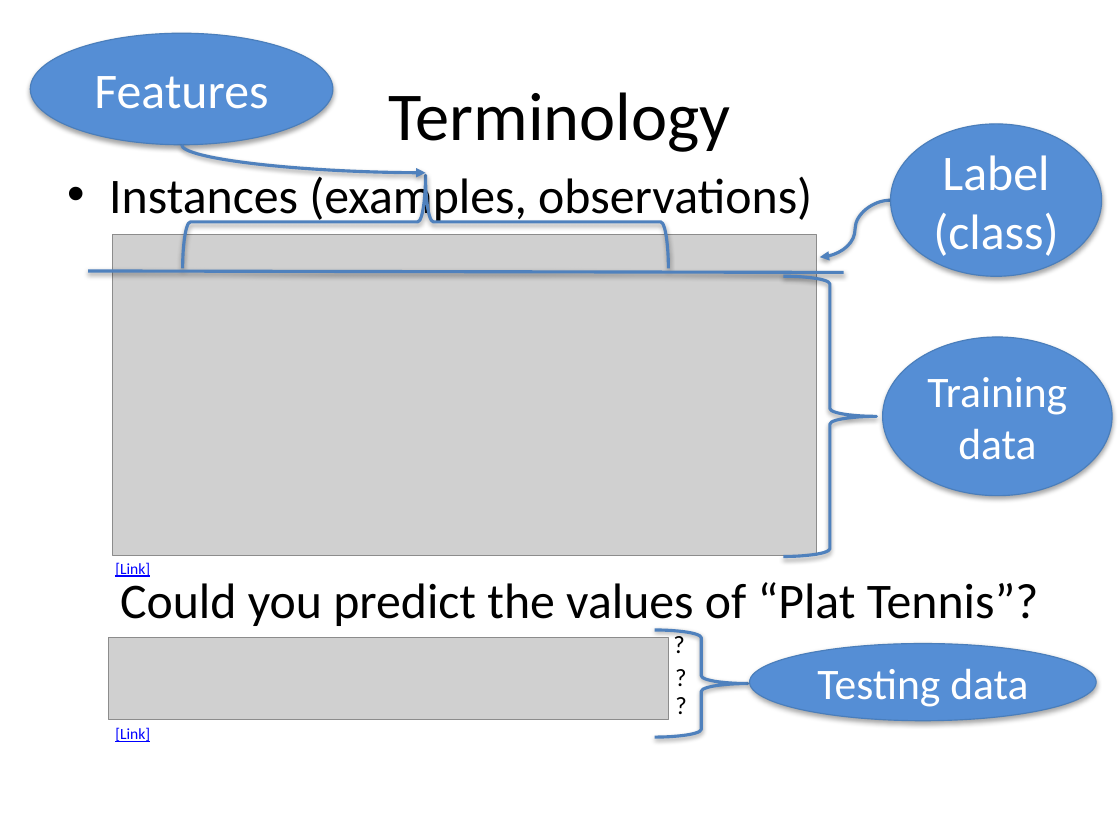
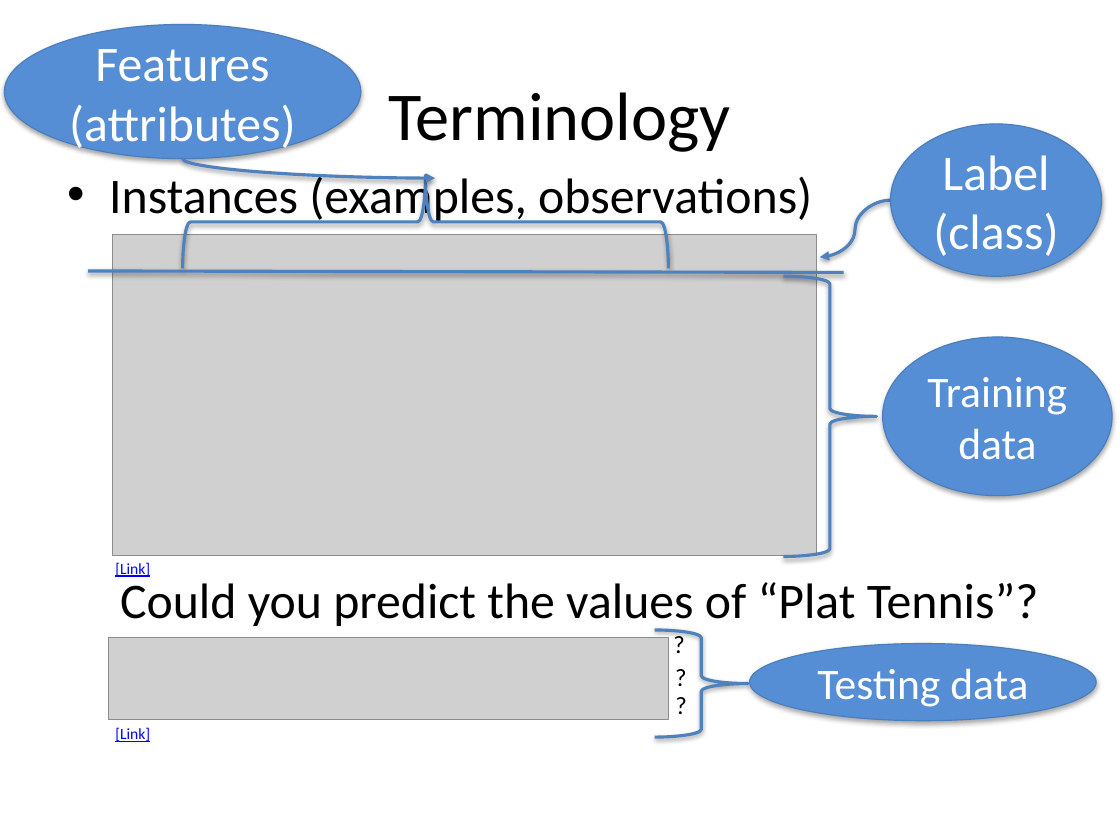
Before and after one commit to Oleksandra28/grad_forum, a slide deck: slide 8 of grad-presentation-sopova 2.pptx. Drawn at 1120x840 pixels with LibreOffice and Linux fonts; fonts in the diff are those of the drawing; grey boxes stand for pictures; background and template pictures are left out. Boxes give left, top, right and bottom in pixels: in the first picture for what was removed or moved away, otherwise in the second. Text is boxed around its words. In the diff, an @@ line names an element or a change of style, - is before the commit and + after.

```diff
--- a/grad-presentation-sopova 2.pptx
+++ b/grad-presentation-sopova 2.pptx
@@ ellipse "Features (attributes)": place and size @@
-ellipse "Features (attributes)" at <box>30,34,333,146</box>
+ellipse "Features (attributes)" at <box>4,25,361,159</box>
@@ text in ellipse at <box>69,49,296,153</box>: text changed @@
-Features
+Features (attributes)
@@ curved arrow moved from (181, 144) - (426, 172) to (183, 159) - (436, 178) @@
```
Also in this commit, not shown: 9 other slides changed, 6 other files.
